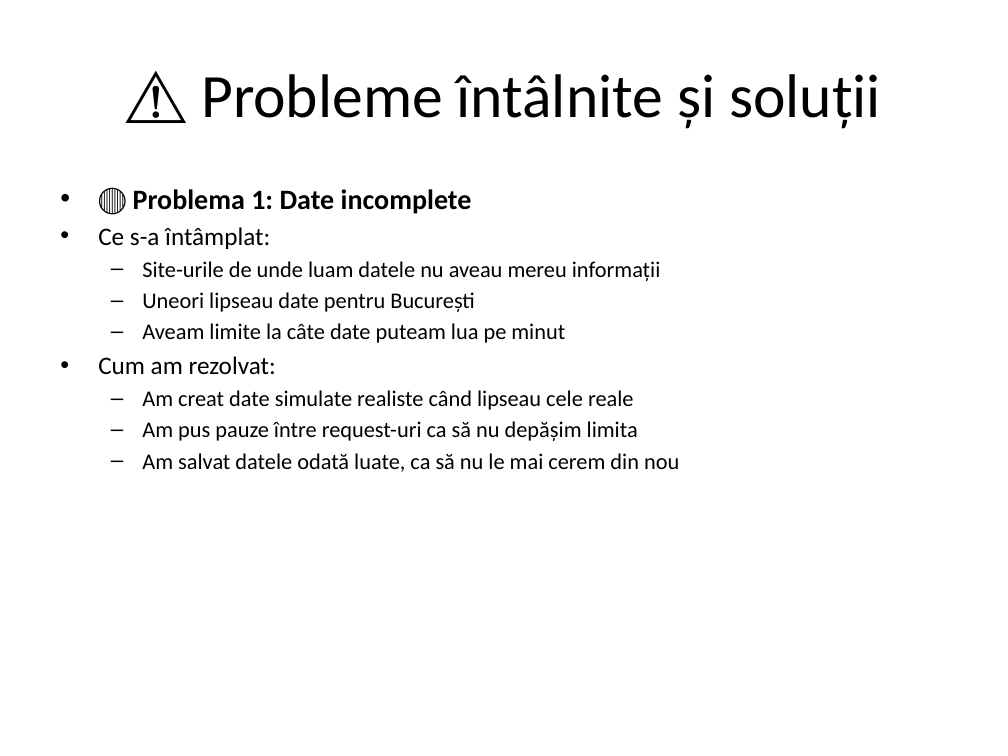
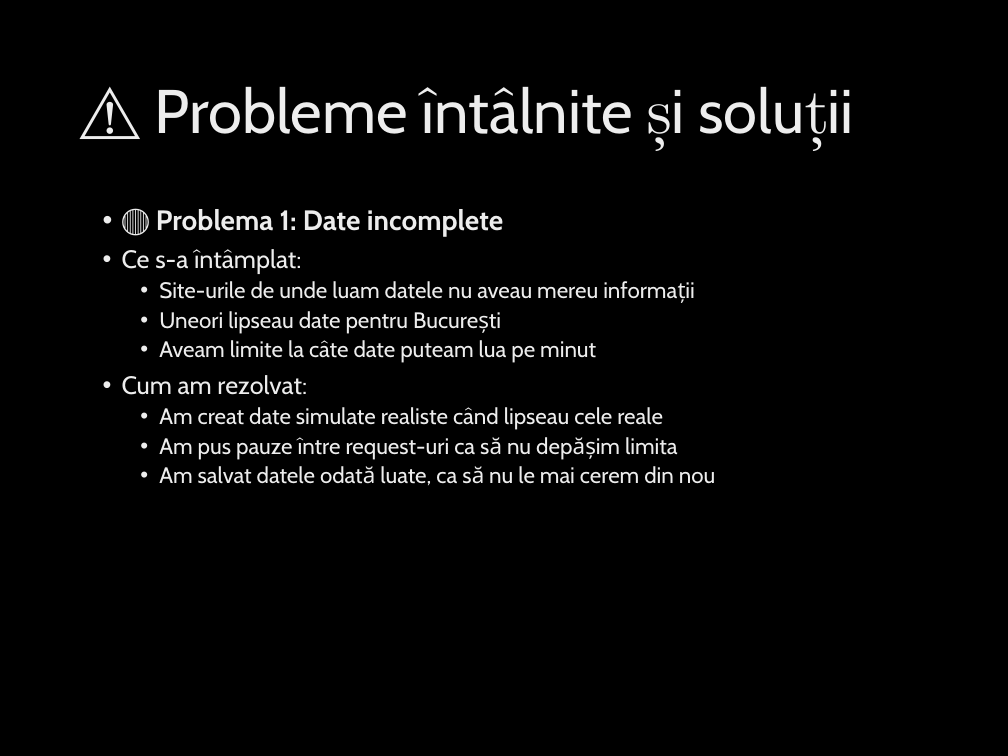
Before and after one commit to radustst/Proiect_Calitate_Aer, a slide deck: slide 6 of presentation/Prezentare_Calitate_Aer.pptx. Drawn at 1008x756 pixels with LibreOffice and Linux fonts; fonts in the diff are those of the drawing; background and template pictures are left out. Boxes give left, top, right and bottom in pixels: in the first picture for what was removed or moved away, otherwise in the second. Text is boxed around its words. In the diff, an @@ line names an element or a change of style, - is before the commit and + after.

```diff
--- a/presentation/Prezentare_Calitate_Aer.pptx
+++ b/presentation/Prezentare_Calitate_Aer.pptx
@@ background #FFFFFF to picture (left out) @@
@@ title "⚠️ Probleme întâlnite și soluții": place and size @@
-title "⚠️ Probleme întâlnite și soluții" at [201, 74, 881, 129]
+title "⚠️ Probleme întâlnite și soluții" at [155, 86, 633, 134]
@@ title "⚠️ Probleme întâlnite și soluții" at [155, 86, 633, 134]: font Calibri to Cabin, text colour #000000 to gradient #BFBFBF to #EDEDED to #FFFFFF; alignment centre to left; line spacing 1 to 0.9 @@
@@ text "🔴 Problema 1: Date incomplete": place and size @@
-text "🔴 Problema 1: Date incomplete" at [98, 189, 679, 472]
+text "🔴 Problema 1: Date incomplete" at [122, 209, 715, 485]
@@ text "🔴 Problema 1: Date incomplete" at [122, 209, 715, 485]: font Calibri to Cabin, text colour #000000 to gradient #BFBFBF to #EDEDED to #FFFFFF; indent changed; line spacing 1 to 0.9; more space between paragraphs; bullet – to • @@
```
Also in this commit, not shown: 13 other slides changed, 1 slide added, 1 slide removed.
